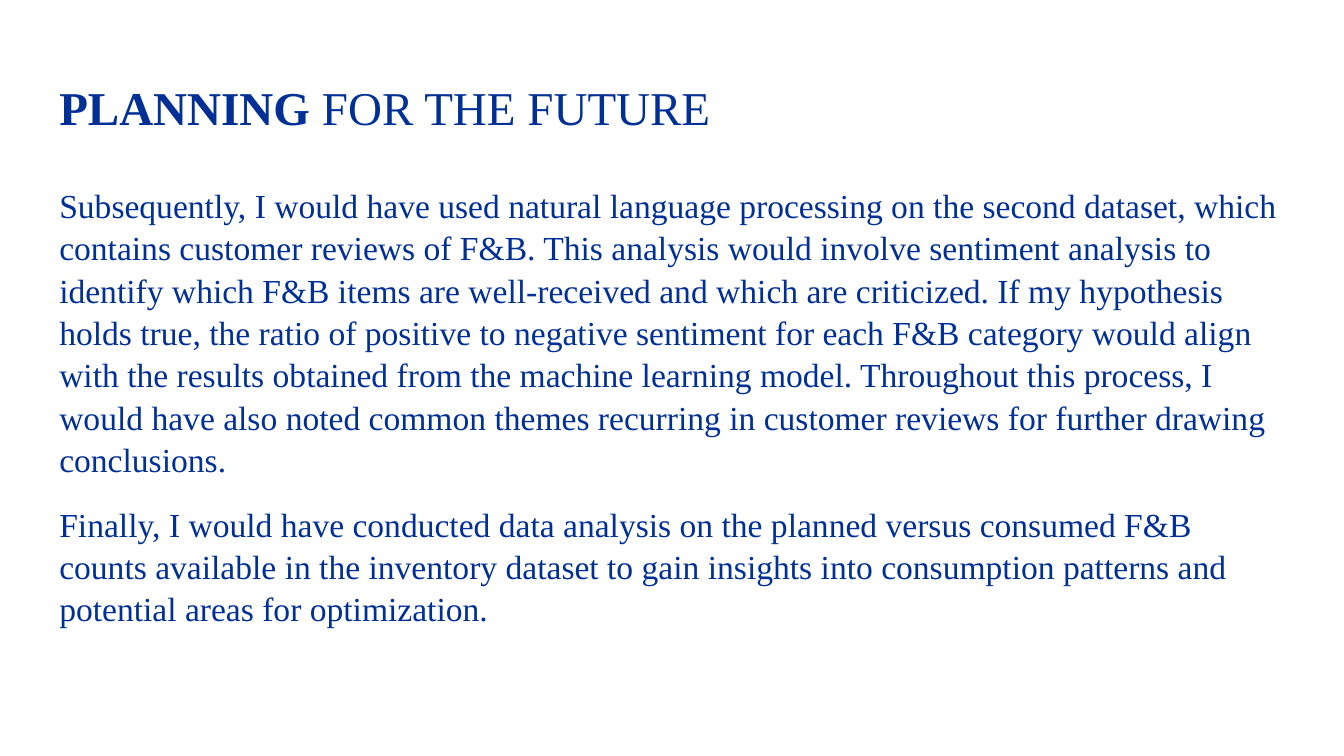
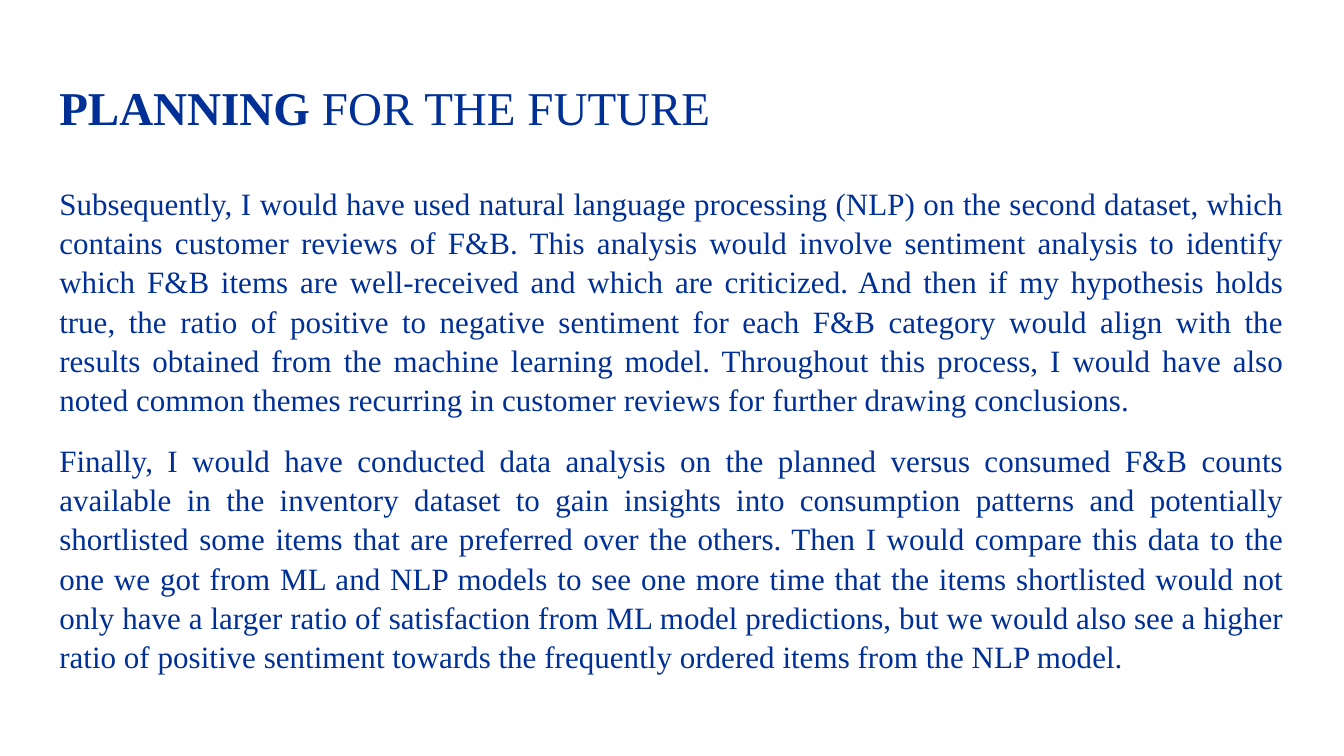
Before and after one commit to Gaurav7877/SkyHack_Hackathon, a slide deck: slide 16 of UA_Skyhack/2K20_MC_49_SkyHackPresentation.pptx. Drawn at 1344x756 pixels with LibreOffice and Linux fonts; fonts in the diff are those of the drawing. Boxes give left, top, right and bottom in pixels: in the first picture for what was removed or moved away, otherwise in the second. Text is boxed around its words. In the diff, an @@ line names an element or a change of style, - is before the commit and + after.

```diff
--- a/UA_Skyhack/2K20_MC_49_SkyHackPresentation.pptx
+++ b/UA_Skyhack/2K20_MC_49_SkyHackPresentation.pptx
@@ text at (59,193,1283,674): text changed; size 18 to 16.6 pt @@
-Subsequently, I would have used natural language processing on the second dataset, which contains customer reviews of F&B. This analysis would involve sentiment analysis to identify which F&B items are well-received and which are criticized. If my hypothesis holds true, the ratio of positive to negative sentiment for each F&B category would align with the results obtained from the machine learning model. Throughout this process, I would have also noted common themes recurring in customer reviews for further drawing conclusions.
-Finally, I would have conducted data analysis on the planned versus consumed F&B counts available in the inventory dataset to gain insights into consumption patterns and potential areas for optimization.
+Subsequently, I would have used natural language processing (NLP) on the second dataset, which contains customer reviews of F&B. This analysis would involve sentiment analysis to identify which F&B items are well-received and which are criticized. And then if my hypothesis holds true, the ratio of positive to negative sentiment for each F&B category would align with the results obtained from the machine learning model. Throughout this process, I would have also noted common themes recurring in customer reviews for further drawing conclusions.
+Finally, I would have conducted data analysis on the planned versus consumed F&B counts available in the inventory dataset to gain insights into consumption patterns and potentially shortlisted some items that are preferred over the others. Then I would compare this data to the one we got from ML and NLP models to see one more time that the items shortlisted would not only have a larger ratio of satisfaction from ML model predictions, but we would also see a higher ratio of positive sentiment towards the frequently ordered items from the NLP model.
```
Also in this commit, not shown: 7 other slides changed, 1 slide added, 1 slide removed, 2 other files.
